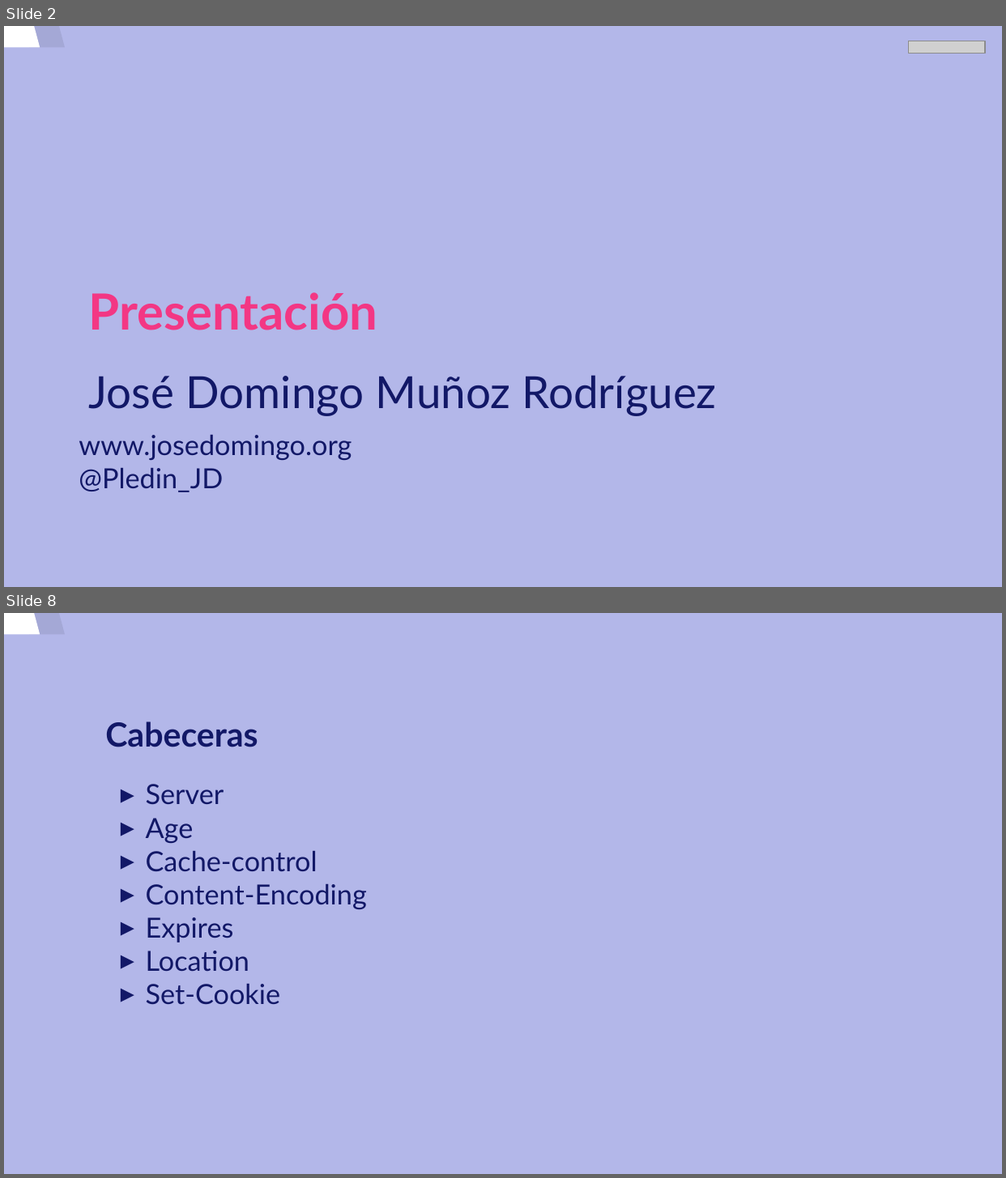
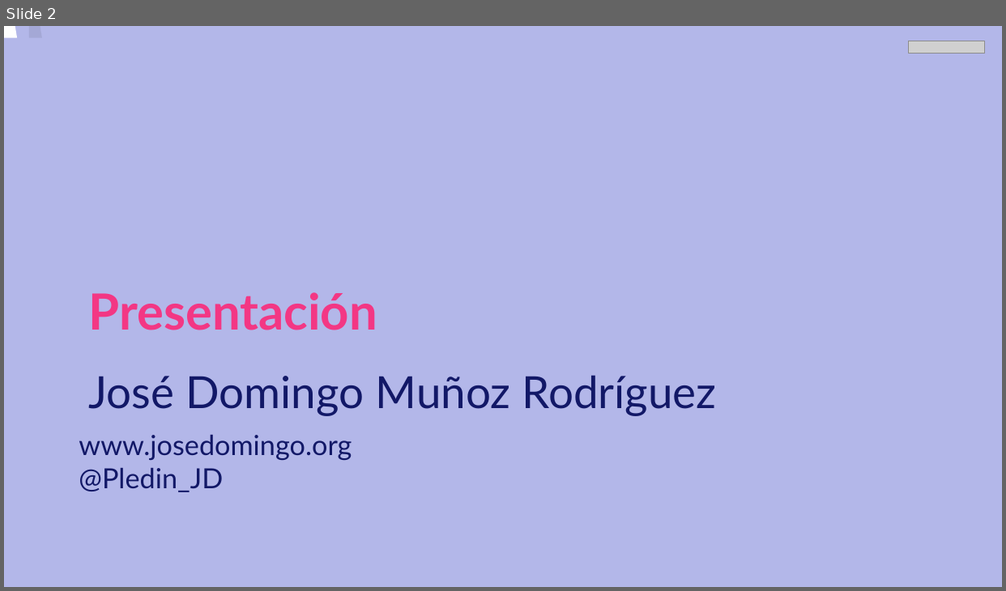
Before and after one commit to josedom24/curso_flask, a slide deck: curso/u0/u0.odp. Shown one above the other, each under a label of ours: slides 2 and 8 before the commit, slide 2 after it; the slides between them are not shown. The pictures are 1006x1178 and 1006x591 pixels, drawn with LibreOffice and Linux fonts; fonts in the diff are those of the drawing; grey boxes stand for pictures. Boxes give left, top, right and bottom in pixels: in the first picture for what was removed or moved away, otherwise in the second. Text is boxed around its words. In the diff, an @@ line names an element or a change of style, - is before the commit and + after.

```diff
--- a/curso/u0/u0.odp
+++ b/curso/u0/u0.odp
@@ slide 8 removed at [4, 613, 1002, 1174], background #B3B7E9; not listed: 2 template elements that a slide beside it also shows @@
@@ title removed at [105, 722, 258, 747] @@
-Cabeceras
@@ text removed at [146, 784, 367, 1004] @@
-▸ Server
-▸ Age
-▸ Cache-control
-▸ Content-Encoding
-▸ Expires
-▸ Location
-▸ Set-Cookie
@@ slide 2 changed as well @@
@@ freeform shape at [4, 26, 902, 587]: outline redrawn @@
@@ freeform shape at [29, 26, 927, 587]: outline redrawn @@
```
Also in this commit, not shown: 1 other slide changed, 6 slides added, 7 other slides removed, 1 other file.
